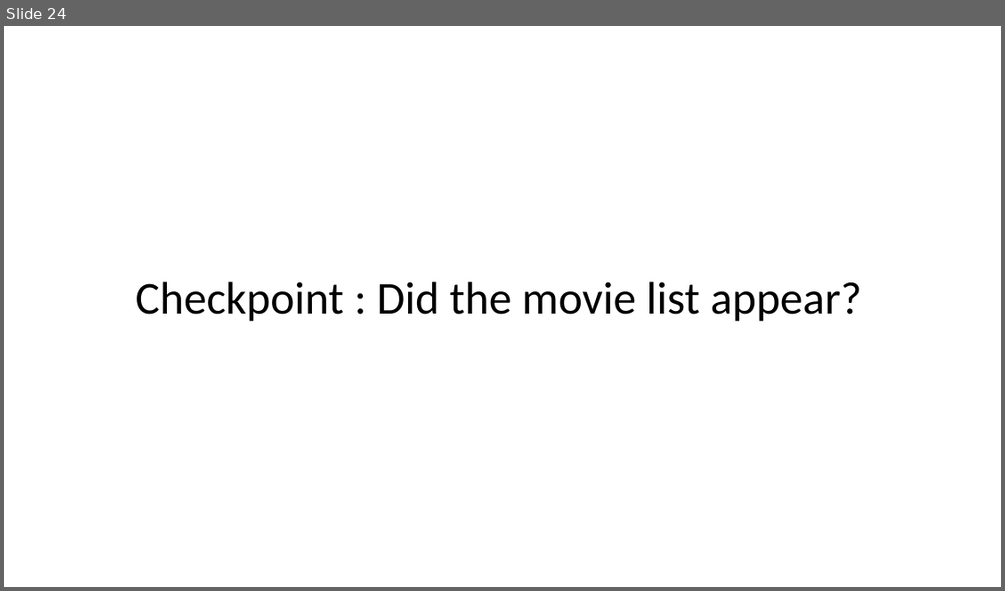
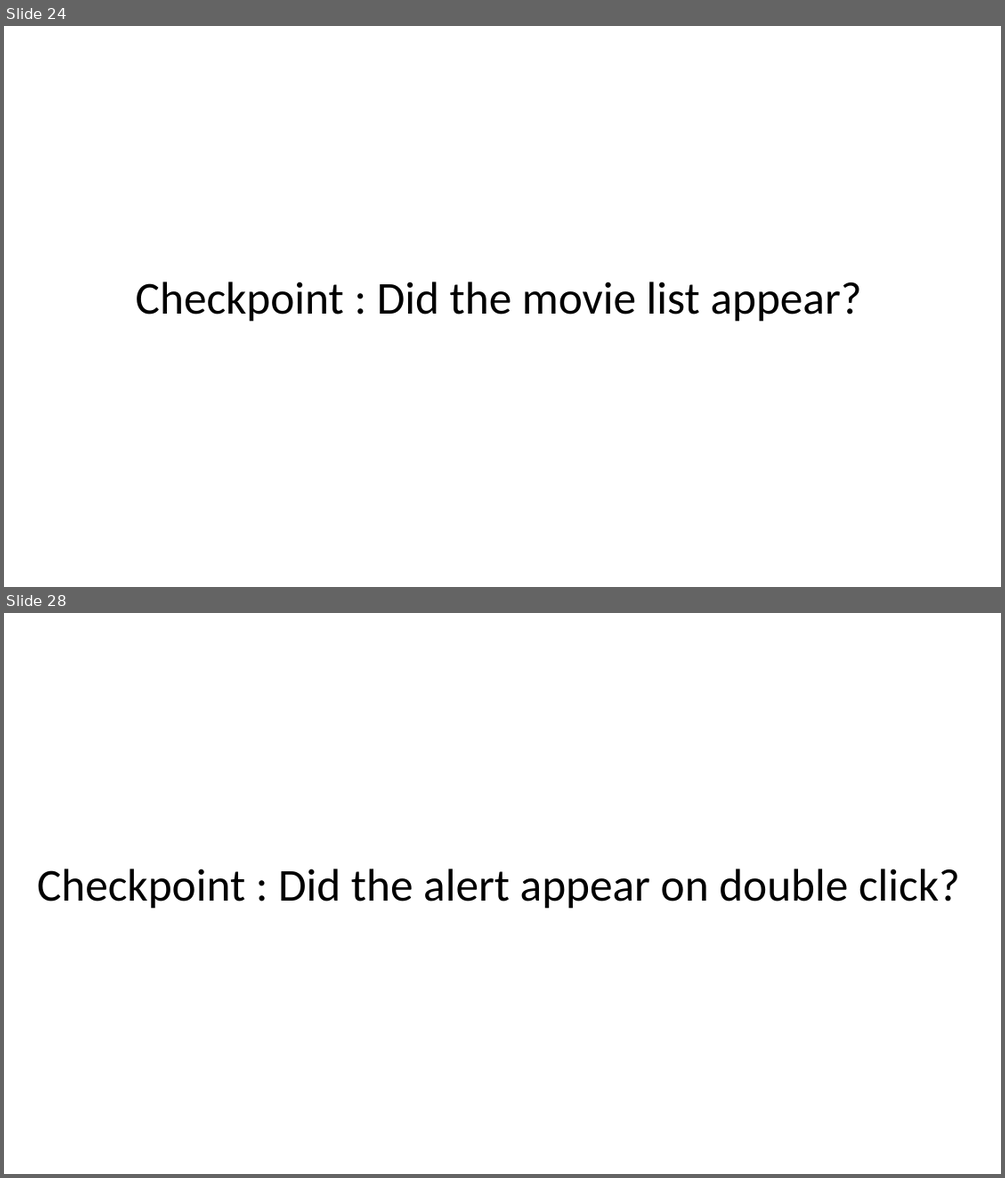
Before and after one commit to DivyaKampalli/movie-rating, a slide deck: Fullstack Tutorial.pptx. Shown one above the other, each under a label of ours: slide 24 before the commit, slides 24 and 28 after it; the slides between them are not shown. The pictures are 1005x591 and 1005x1178 pixels, drawn with LibreOffice and Linux fonts; fonts in the diff are those of the drawing. Boxes give left, top, right and bottom in pixels: in the first picture for what was removed or moved away, otherwise in the second. Text is boxed around its words. In the diff, an @@ line names an element or a change of style, - is before the commit and + after.

```diff
--- a/Fullstack Tutorial.pptx
+++ b/Fullstack Tutorial.pptx
@@ slide 28 added at bbox=[4, 613, 1001, 1174], background #FFFFFF @@
@@ title added at bbox=[37, 868, 960, 908], 44 pt, text #000000 @@
+Checkpoint : Did the alert appear on double click?
```
Also in this commit, not shown: 4 slides changed, 3 other slides added, 4 other files.
